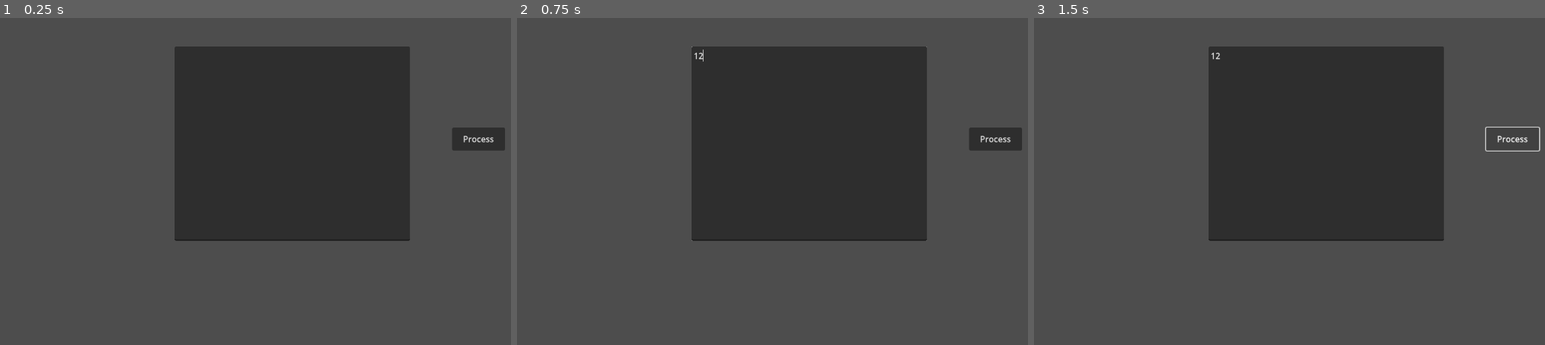
Above: before the commit, frames 1-3 (left to right).
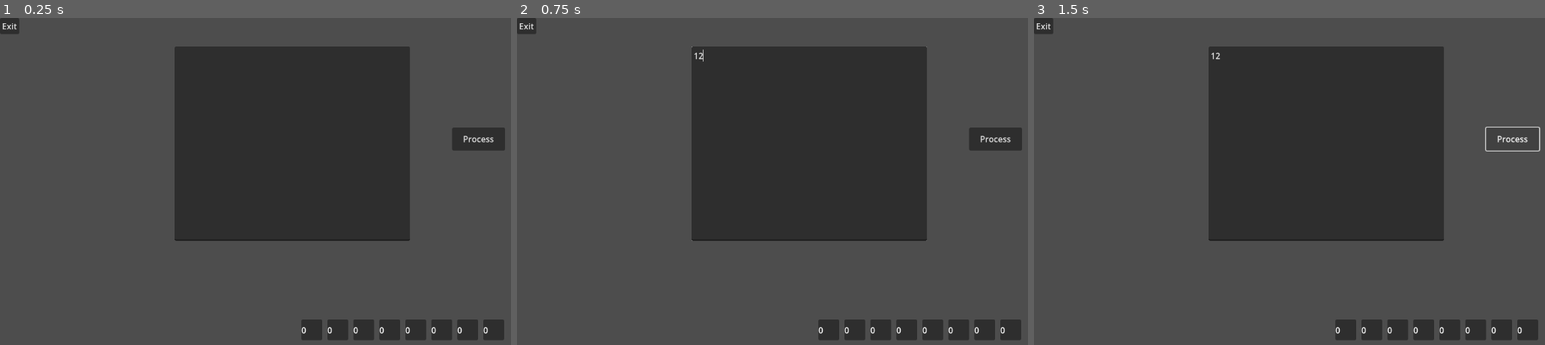
Above: after the commit, the same moments.

Repository: Xarrak-Dev/brainf---ed
Game: Godot game, scene res://node_2d.tscn
The game is run twice, just before and just after one commit, with the same random seed, the same clock (stepped at 60 frames per second) and the same inputs.
Inputs (mouse positions are in pixels of both pictures, inside the frame that each line leads up to):
- Up to frame 1 (0.25 s): no input
- Up to frame 2 (0.75 s): click (808, 142) at 0.52 s; type "12" at 0.6 s
- Up to frame 3 (1.5 s): click "Process" at 1.25 s

The runs differ from the first frame. In frame 1, 2.1% of the frame differs, in the area x 0-99%, y 0-99%; in frame 2, 2.1%; in frame 3, 2.1%.

Commit message:
lillian leclaire vagner

Diff:
--- /dev/null
+++ b/cell.gd
@@ -0,0 +1,11 @@
+extends Node2D
+
+var value = 0
+@onready var valueLabel = $Panel/ValueLabel
+
+func _ready():
+	valueLabel.text = str(value)
+
+func updateValue(val):
+	value = val
+	valueLabel.text = str(value)
--- /dev/null
+++ b/cell.tscn
@@ -0,0 +1,26 @@
+[gd_scene load_steps=2 format=3 uid="uid://dugbwiul1ufsa"]
+
+[ext_resource type="Script" path="res://cell.gd" id="1_o2em5"]
+
+[node name="Cell" type="Node2D"]
+script = ExtResource("1_o2em5")
+
+[node name="Panel" type="Panel" parent="."]
+offset_left = -20.0
+offset_top = -20.0
+offset_right = 20.0
+offset_bottom = 20.0
+metadata/_edit_group_ = true
+
+[node name="ValueLabel" type="Label" parent="Panel"]
+layout_mode = 0
+offset_top = 9.0
+offset_right = 40.0
+offset_bottom = 32.0
+metadata/_edit_group_ = true
+
+[node name="Container" type="Container" parent="."]
+offset_left = -20.0
+offset_top = -20.0
+offset_right = 20.0
+offset_bottom = 20.0
--- a/node_2d.gd
+++ b/node_2d.gd
@@ -1,30 +1,33 @@
 extends Node2D
 
 @onready var editor = $Editor
+@onready var cellsNode = $Cells
 
 var pointer = 0
-var cells = {"cell0": 0, "cell1": 0}
+var instPointer = 0
+var cells = {"cell0": 0, "cell1": 0, "cell2": 0, "cell3": 0, "cell4": 0, "cell5": 0, "cell6": 0, "cell7": 0}
 var loopStarts = []
 var loopEnds = []
 var loops = {}
+var cell = preload("res://cell.tscn")
 
 # Called when the node enters the scene tree for the first time.
 func _ready() -> void:
-	pass # Replace with function body.
+	generateCells(cells)
 
 
 func _on_process_button_pressed() -> void:
 	var unsplit:String = editor.text
 	var keywordList:Array = unsplit.split()
-	print(keywordList)
 	runSimulation(keywordList)
 
 func runSimulation(keywords):
-	cells = {"cell0": 0, "cell1": 0}
+	cells = {"cell0": 0, "cell1": 0, "cell2": 0, "cell3": 0, "cell4": 0, "cell5": 0, "cell6": 0, "cell7": 0}
 	pointer = 0
 	loopStarts = []
 	loopEnds = []
 	loops = {}
+	instPointer = -1
 	var movePointerLeft = func():
 		pointer -= 1
 	var movePointerRight = func():
@@ -35,28 +38,52 @@
 		if cells["cell" + str(pointer)] > 0:
 			cells["cell" + str(pointer)] -= 1
 	var addLoopStart = func():
-		if cells["cell" + str(pointer)] == 0:
-			pass
+		print(cells["cell" + str(pointer)] == 0)
+		if (cells["cell" + str(pointer)] == 0):
+			print("Hello")
+			print(loops[instPointer])
+			instPointer = loops[instPointer]
 	var addLoopEnd = func():
-		if cells["cell" + str(pointer)] != 0:
-			pass
+		print(cells["cell" + str(pointer)] != 0)
+		if (cells["cell" + str(pointer)] != 0):
+			print("Hello")
+			print(loops.find_key(instPointer))
+			instPointer = loops.find_key(instPointer)
 	var keyTypes = {"<": movePointerLeft, ">": movePointerRight, "+": addToCell, "-": unaddToCell, "[": addLoopStart, "]": addLoopEnd}
 	var instructions = []
 	var tempPointer = 0
 	var matches = 0
 	for key in keywords:
 		if keyTypes.has(key):
-			tempPointer += 1
 			if key == "[":
 				loopStarts.append(tempPointer)
-				matches += 1
 			if key == "]":
-				loopEnds.append(tempPointer)
-				matches -= 1
+				loops[loopStarts.pop_back()] = tempPointer
 			instructions.append(keyTypes[key])
-	for key in instructions:
-		key.call()
+			tempPointer += 1
+	while instPointer <= (instructions.size() - 2):
+		instPointer += 1
+		instructions[instPointer].call()
 		if pointer > cells.size() - 1:
-				pointer = 0
+			pointer = 0
 		if pointer < 0:
-				pointer = cells.size() - 1
+			pointer = cells.size() - 1
+		print(pointer, instPointer, cells, loops)
+	for celll in cellsNode.get_children():
+		celll.updateValue(cells[celll.name])
+
+func generateCells(cellDict:Dictionary):
+	var lastCellPos = Vector2(600, 600)
+	print("function called")
+	var i = 0
+	for celll in cellDict.keys():
+		var newCell = cell.instantiate()
+		newCell.value = cellDict[celll]
+		newCell.position = lastCellPos
+		lastCellPos.x += 50
+		newCell.name = "cell" + str(i)
+		cellsNode.add_child(newCell)
+		i += 1
+
+func _on_exit_button_pressed() -> void:
+	get_tree().quit()
--- a/node_2d.tscn
+++ b/node_2d.tscn
@@ -18,4 +18,12 @@
 offset_bottom = 255.0
 text = "Process"
 
+[node name="ExitButton" type="Button" parent="."]
+offset_right = 8.0
+offset_bottom = 8.0
+text = "Exit"
+
+[node name="Cells" type="Node" parent="."]
+
 [connection signal="pressed" from="ProcessButton" to="." method="_on_process_button_pressed"]
+[connection signal="pressed" from="ExitButton" to="." method="_on_exit_button_pressed"]
--- a/project.godot
+++ b/project.godot
@@ -10,12 +10,7 @@
 
 [application]
 
-config/name="Brainf***ed"
+config/name="Brainf---ed"
 run/main_scene="res://node_2d.tscn"
 config/features=PackedStringArray("4.3", "GL Compatibility")
 config/icon="res://icon.svg"
-
-[rendering]
-
-renderer/rendering_method="gl_compatibility"
-renderer/rendering_method.mobile="gl_compatibility"
Not shown, removed: brainf---ed_2025-02-13_15-19-58.zip
